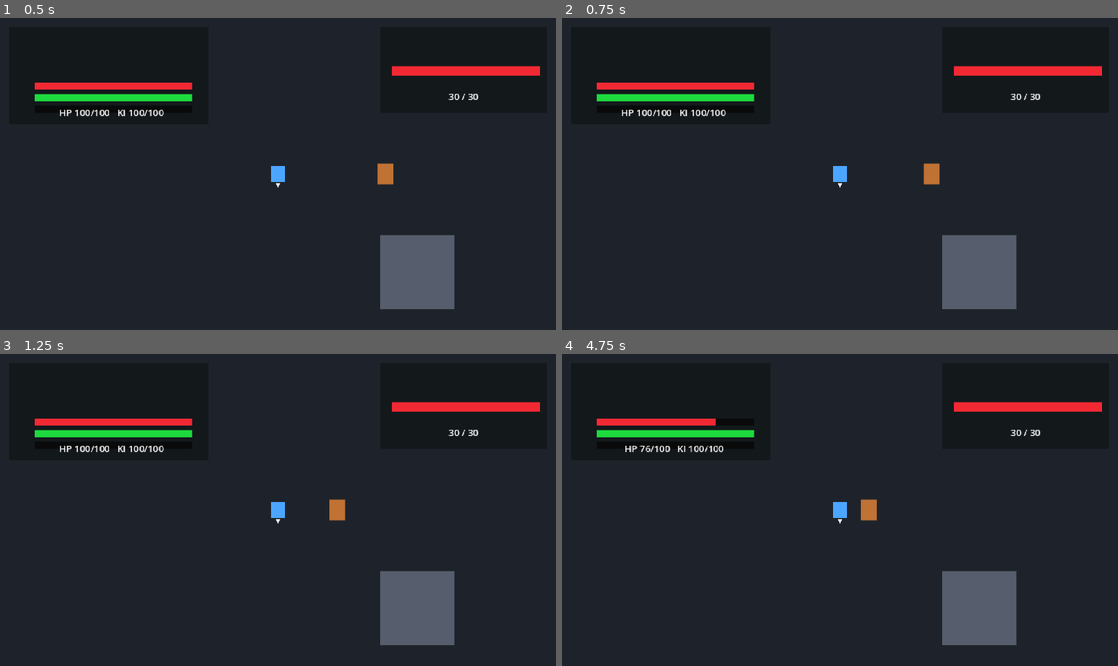
Above: before the commit, frames 1-4 (two rows, left to right).
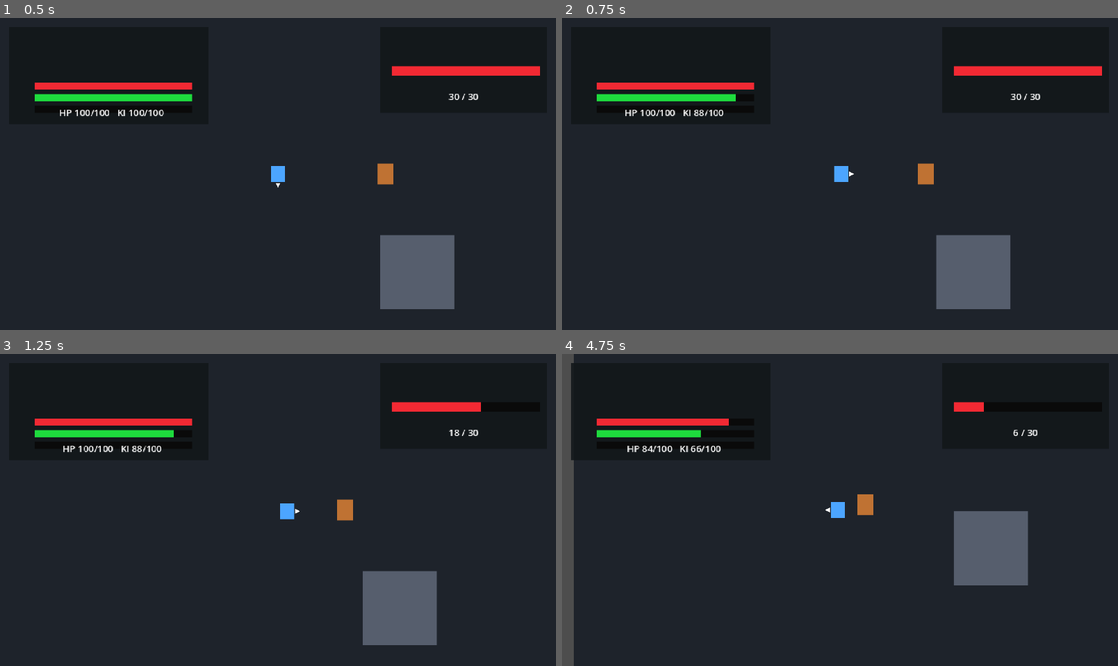
Above: after the commit, the same moments.

Repository: kikajima/dragonballsoullegacy
Game: Godot game, scene res://scenes/bootstrap/bootstrap.tscn
Two runs of this game, one before a commit and one after it. Both use one fixed random seed, a clock stepped at 60 frames per second and the inputs below.
Inputs:
- Up to frame 1 (0.5 s): no input
- Up to frame 2 (0.75 s): hold D (move_right) from 0.53 s (still down); tap K (ki_blast) at 0.6 s
- Up to frame 3 (1.25 s): keep holding D (move_right)
- Up to frame 4 (4.75 s): release D (move_right) at 1.28 s; hold S (move_down) 1.28-2.03 s; tap J (attack) at 1.35 s; tap K (ki_blast) every 0.75 s from 1.55 to 4.55 s; hold D (move_right) 2.03-2.78 s; hold Shift (block) 2.03-2.78 s; hold W (move_up) 2.78-3.53 s; tap L (charge_ki) at 2.85 s; hold A (move_left) from 3.53 s (still down); tap Space (dash) at 3.6 s; tap E (interact) at 4.35 s

Frame 1 is identical in both runs. In frame 2, 1.1% of the frame differs, in the area x 10-82%, y 24-94%; in frame 3, 2.6%; in frame 4, 8.8%, in the area x 0-98%, y 0-100%.
Error before the commit: Parse Error: Identifier "move_intent" not declared in the current scope. (res://actors/player/player.gd:232)

Commit message:
fix: preserve movement intent after stationary Ki cast

Diff:
--- a/actors/player/player.gd
+++ b/actors/player/player.gd
@@ -213,7 +213,7 @@
 		delta
 	)
 
-func _process_ki_blast(_move_intent: Vector2, delta: float) -> void:
+func _process_ki_blast(move_intent: Vector2, delta: float) -> void:
 	guard_component.set_guarding(false)
 	charge_aura.visible = false
 
